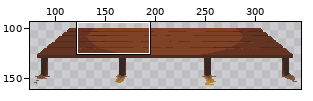
Two states of a pixel-art file, assets_src/image/backgrounds/props/large_table.ase. The first picture is a wide view before the edit; the outline marks the close-up.
Close-up. Before the edit:
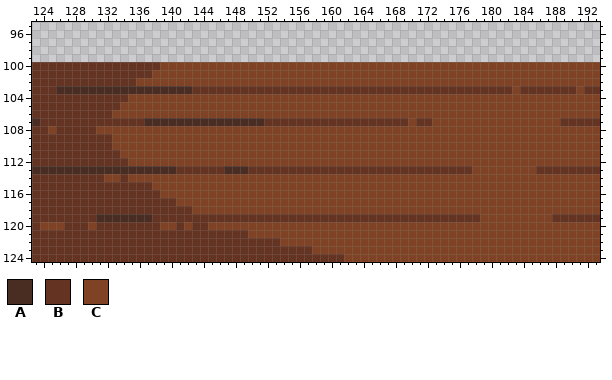
384x216 pixels, 1 frame. Shown: x 123..193, y 95..124. The wide view leaves out empty margins.
Palette (. is transparent): A #492d22  B #643322  C #804224
Pixels before, first column x 123:
100 BBBBBBBBBBBBBBBBCCCCCCCCCCCCCCCCCCCCCCCCCCCCCCCCCCCCCCCCCCCCCCCCCCCCCCC
101 BBBBBBBBBBBBBBBCCCCCCCCCCCCCCCCCCCCCCCCCCCCCCCCCCCCCCCCCCCCCCCCCCCCCCCC
102 BBBBBBBBBBBBBCCCCCCCCCCCCCCCCCCCCCCCCCCCCCCCCCCCCCCCCCCCCCCCCCCCCCCCCCC
103 BBBAAAAAAAAAAAAAAAAABBBBBBBBBBBBBBBBBBBBBBBBBBBBBBBBBBBBBBBBCBBBBBBBCBB
104 BBBBBBBBBBBBCCCCCCCCCCCCCCCCCCCCCCCCCCCCCCCCCCCCCCCCCCCCCCCCCCCCCCCCCCC
105 BBBBBBBBBBBCCCCCCCCCCCCCCCCCCCCCCCCCCCCCCCCCCCCCCCCCCCCCCCCCCCCCCCCCCCC
106 BBBBBBBBBBCCCCCCCCCCCCCCCCCCCCCCCCCCCCCCCCCCCCCCCCCCCCCCCCCCCCCCCCCCCCC
107 ABBBBBBBBBBBBBAAAAAAAAAAAAAAABBBBBBBBBBBBBBBBBBCBBCCCCCCCCCCCCCCCCBBBBB
108 BBCBBBBBCCCCCCCCCCCCCCCCCCCCCCCCCCCCCCCCCCCCCCCCCCCCCCCCCCCCCCCCCCCCCCC
109 BBBBBBBBBBCCCCCCCCCCCCCCCCCCCCCCCCCCCCCCCCCCCCCCCCCCCCCCCCCCCCCCCCCCCCC
110 BBBBBBBBBBCCCCCCCCCCCCCCCCCCCCCCCCCCCCCCCCCCCCCCCCCCCCCCCCCCCCCCCCCCCCC
111 BBBBBBBBBBBCCCCCCCCCCCCCCCCCCCCCCCCCCCCCCCCCCCCCCCCCCCCCCCCCCCCCCCCCCCC
112 BBBBBBBBBBBBCCCCCCCCCCCCCCCCCCCCCCCCCCCCCCCCCCCCCCCCCCCCCCCCCCCCCCCCCCC
113 AAAAAAAAAAAAAAAAAABBBBBBAAABBBBBBBBBBBBBBBBBBBBBBBBBBBBCCCCCCCCBBBBBBBB
114 BBBBBBBBBCCBCCCCCCCCCCCCCCCCCCCCCCCCCCCCCCCCCCCCCCCCCCCCCCCCCCCCCCCCCCC
115 BBBBBBBBBBBBBBBCCCCCCCCCCCCCCCCCCCCCCCCCCCCCCCCCCCCCCCCCCCCCCCCCCCCCCCC
116 BBBBBBBBBBBBBBBBCCCCCCCCCCCCCCCCCCCCCCCCCCCCCCCCCCCCCCCCCCCCCCCCCCCCCCC
117 BBBBBBBBBBBBBBBBBBCCCCCCCCCCCCCCCCCCCCCCCCCCCCCCCCCCCCCCCCCCCCCCCCCCCCC
118 BBBBBBBBBBBBBBBBBBBBCCCCCCCCCCCCCCCCCCCCCCCCCCCCCCCCCCCCCCCCCCCCCCCCCCC
119 BBBBBBBBAAAAAAABBBBBBBBBBBBBBBBBBBBBBBBBBBBBBBBBBBBBBBBBCCCCCCCCCBBBBBB
120 BCCCBBBCBBBBBBBBCCBCBBCCCCCCCCCCCCCCCCCCCCCCCCCCCCCCCCCCCCCCCCCCCCCCCCC
121 BBBBBBBBBBBBBBBBBBBBBBBBBBBCCCCCCCCCCCCCCCCCCCCCCCCCCCCCCCCCCCCCCCCCCCC
122 BBBBBBBBBBBBBBBBBBBBBBBBBBBBBBBCCCCCCCCCCCCCCCCCCCCCCCCCCCCCCCCCCCCCCCC
123 BBBBBBBBBBBBBBBBBBBBBBBBBBBBBBBBBBBCCCCCCCCCCCCCCCCCCCCCCCCCCCCCCCCCCCC
124 BBBBBBBBBBBBBBBBBBBBBBBBBBBBBBBBBBBBBBBCCCCCCCCCCCCCCCCCCCCCCCCCCCCCCCC
Once edited:
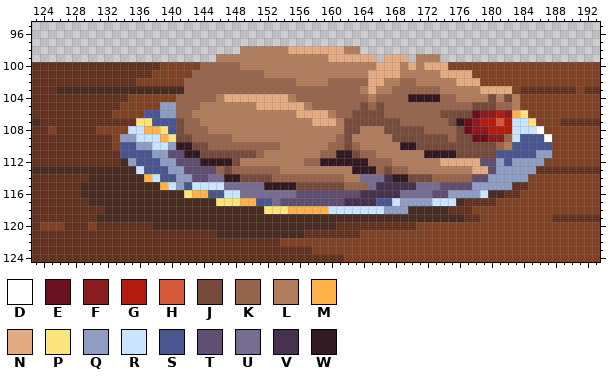
Colours new in this view: D #ffffff  E #6a1020  F #8b1c20  G #b41c10  H #d55939  J #774b3c  K #97644d  L #b27d5c  M #ffb24a  N #e4ab83  P #fae47b  Q #8f9dc2  R #cae4ff  S #4a5691  T #5f4d72  U #776c92  V #46324c  W #341a23
The edit:
layer "Layer 6" added
layer "Layer 4" now shown
layer "Layer 5" added
layer "Layer 8" added
layer "Layer 7" added
Changed rows in their new state; - is an unchanged pixel.
first column x 129:
 98 --------------------LLLLLLNNNNNNNLL------------------------
 99 -----------------LLLLLLLLLLLLLLNNNNNN-NNN-LLL--------------
100 ---------------KKKKKLLLLLLLLLLLLLLLLLNNNLNLNNN-------------
101 --------------KKKKKKKKKLLLLLLLLLLLLLNNNNLLLLLNNNN----------
102 -------------KKKKKKKKKKKKKKLLLLKKKKKNNLLKKLLLLLNNN---------
103 -------------KKKKKKKKKKKKKKKKKKKKKKLNLLKKKKKKLLLLLNNNN-----
104 ------------KKKKKLNNNNNNNNLKKKKKKKKKLKKKKWWWWKKLLLLJLJL----
105 ----------QQKKKLLLLLLLNNNNNNLKKKKKKJKJKKKKKKKKKKKJJJKKL----
106 --------SSQQKKLLLLLLLLLLLLLNNNNLKKJJJJKKKKKKKJJJJEFFGFMP---
107 -------PPSSSJKKLLLLLLLLLLLLLLNNNLJJJJJJJKKKKKKJWEFGGHGRRP--
108 ------RRMMPSJKKKLLLLLLLLLLLLLLLLLJJLLLJJJJJKKKKJEFFGGGRRRD-
109 -----QQRRRMPJJKKKKKLLLLLLLLLLLLLKJLLLLLJJJJJJJKJJEEFFKRSSSD
110 -----SSQQRRQWWJJKKKKKKKKKLLLLLLKKJKLLLLLWWJJJJJJJJJJKLSSSSS
111 -----SSSSQQTTWWJJJJJJJKLLLLLLLKKWWJKKLLLLLLWWWWJJJJJSSSSSQQ
112 -----AQSSSQQTTTWWWWJLLLLLLLLKKWWWWWWKKKLLLLLLNNNNNTTQSQQQQ-
113 -------RSSSQQTTTTKJKKKKKKLLLLLLLLLWWWKJKKLLLLLLLLNNTQQQQQ--
114 -AAAAAAAMRSSQQTTUUWWJJJJKKKKKKKKKLLUUUVWWJJJKKKKKTTQQQQQ---
115 AAAAAAAAAAMRQSRRRRUUUUUWWWWJJJJJJKKKUVVVVVUUUTTTTQQQQQBB---
116 AAAAAAAAAAAAAPMMSSRRUUUUUUUTTTTTTTTVVVVVUUUUTTQQQQRAABB----
117 -AAAAAAAAAAAAAAAAPPPMMSSUTTTTTTTTVVVVSSRQQQQRRRABBBB-------
118 ---AAAAAAAAAAAAAAAAAAAAPPPMMMMMRRRRRRRQQQAAAAABBB----------
119 ---------AAAAAAAAAAAAAAAAAAAAAAAAAAAAAAAAAAAAAAA-----------
120 ---------AAAAAAAAAAAAAAAAAAAAAAABBBBBBBBBB-----------------
121 -----------------AAAAAAAAAAABBBBBBB------------------------
Changed places in both close-ups, as pixel boxes (x1, y1, x2, y2):
changed: (80, 46, 552, 238)
